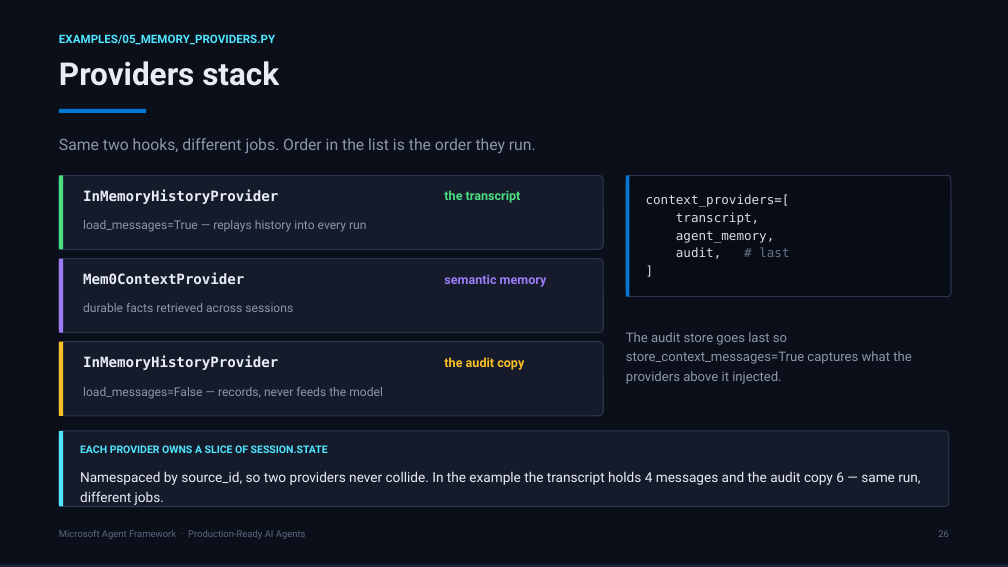
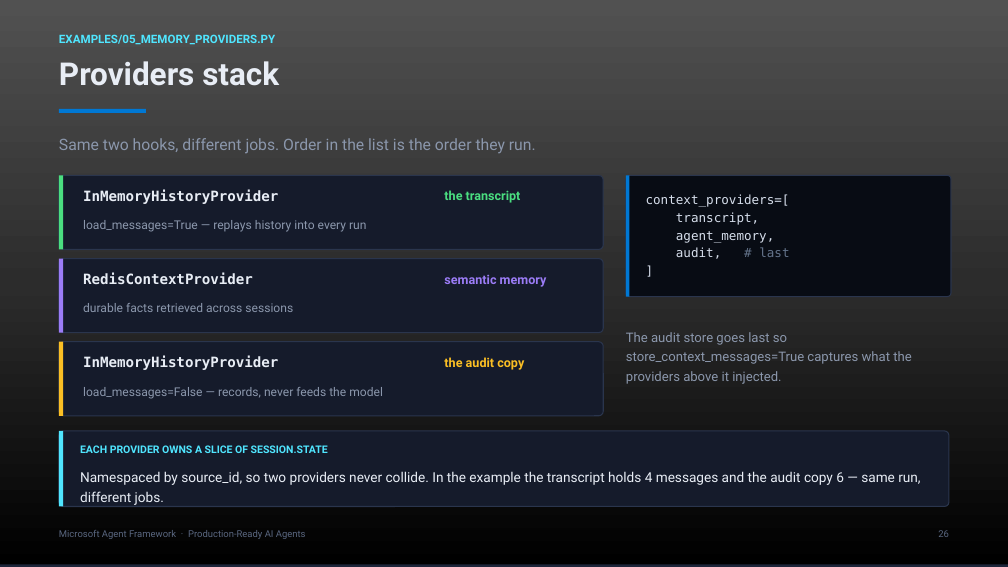
Before and after one commit to satendrakumar/learning-ms-agent-framework, a slide deck: slide 24 of slides/Microsoft-Agent-Framework-Training.pptx. Drawn at 1008x567 pixels with LibreOffice and Linux fonts; fonts in the diff are those of the drawing. Boxes give left, top, right and bottom in pixels: in the first picture for what was removed or moved away, otherwise in the second. Text is boxed around its words. In the diff, an @@ line names an element or a change of style, - is before the commit and + after.

```diff
--- a/slides/Microsoft-Agent-Framework-Training.pptx
+++ b/slides/Microsoft-Agent-Framework-Training.pptx
@@ background #0B0F19 to gradient #515151 to #2E2E2E to #000000 @@
@@ text at (83,273,253,284): text changed @@
-Mem0ContextProvider
+RedisContextProvider
```
Also in this commit, not shown: 53 other slides changed, 5 other files.
